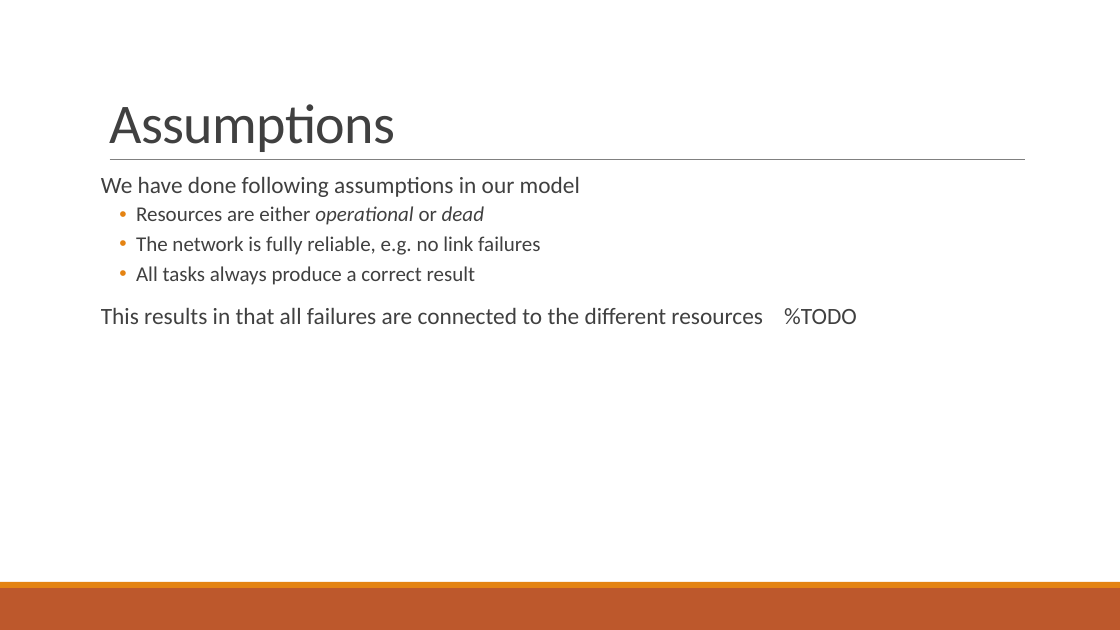
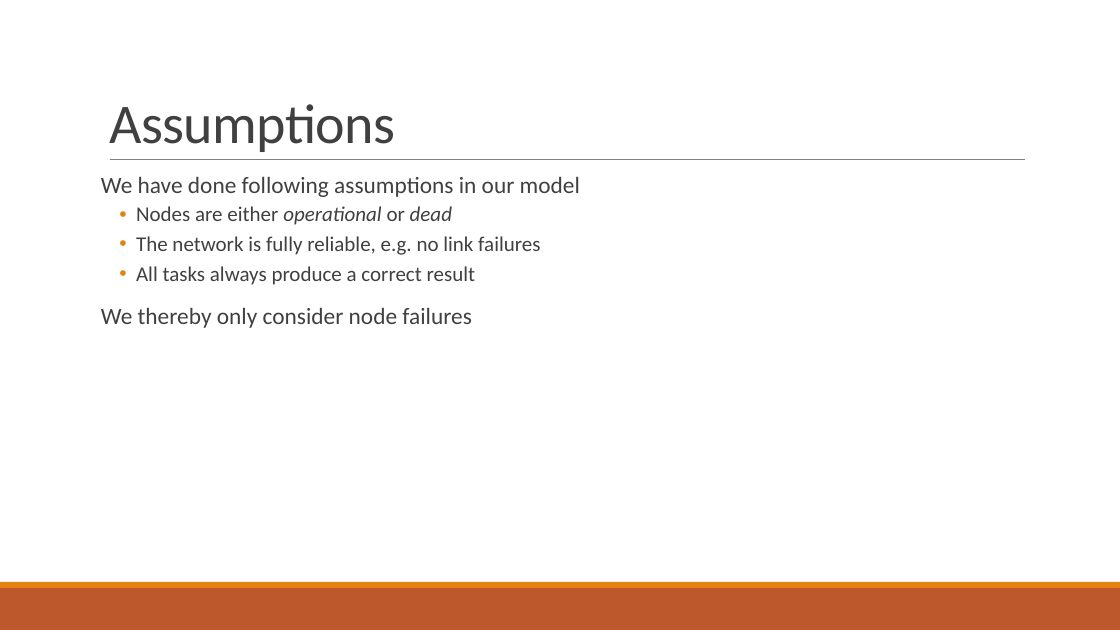
Before and after one commit to PStahl/master_thesis, a slide deck: slide 5 of presentation/presentation2.pptx. Drawn at 1120x630 pixels with LibreOffice and Linux fonts; fonts in the diff are those of the drawing. Boxes give left, top, right and bottom in pixels: in the first picture for what was removed or moved away, otherwise in the second. Text is boxed around its words. In the diff, an @@ line names an element or a change of style, - is before the commit and + after.

```diff
--- a/presentation/presentation2.pptx
+++ b/presentation/presentation2.pptx
@@ text at box(136, 206, 452, 225): text changed @@
-  • Resources are either operational or dead
+  • Nodes are either operational or dead
@@ text at box(101, 308, 471, 328): text changed @@
-This results in that all failures are connected to the different resources %TODO
+We thereby only consider node failures
```
Also in this commit, not shown: 11 other slides changed, 1 slide added, 11 slides removed.
